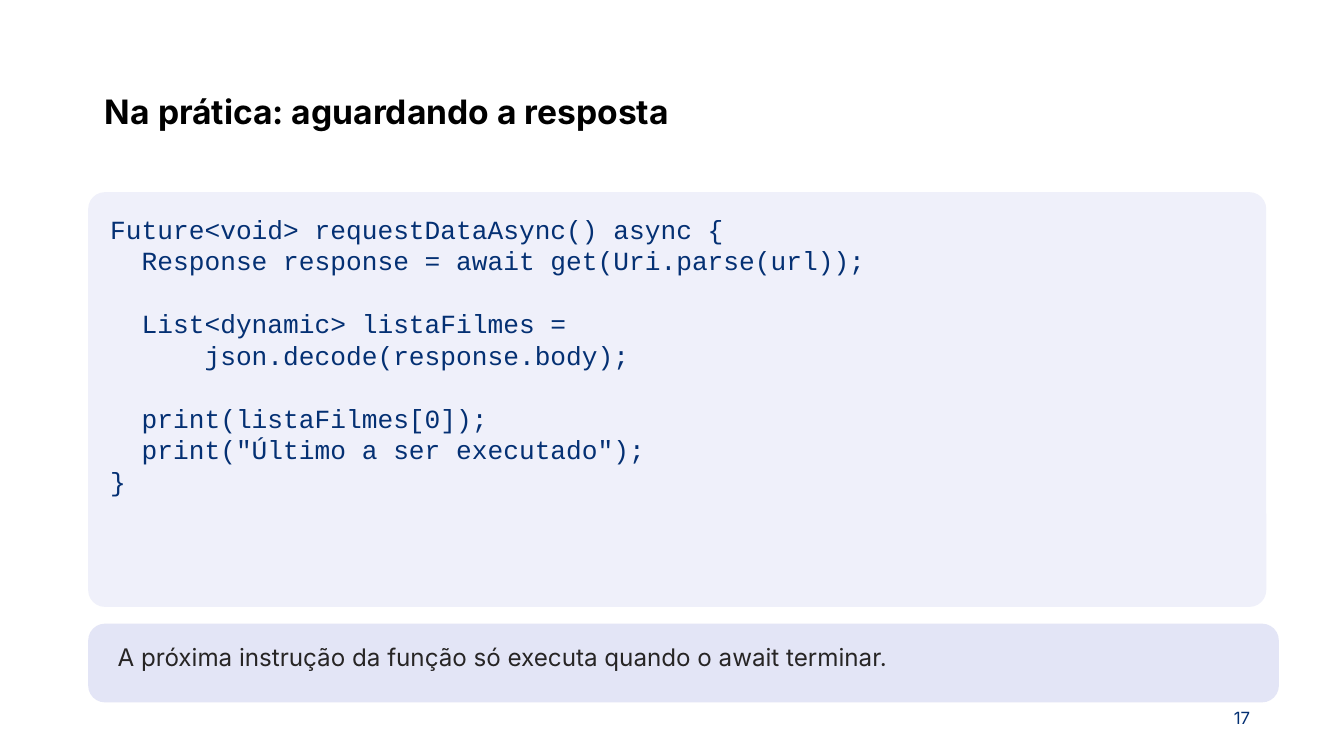
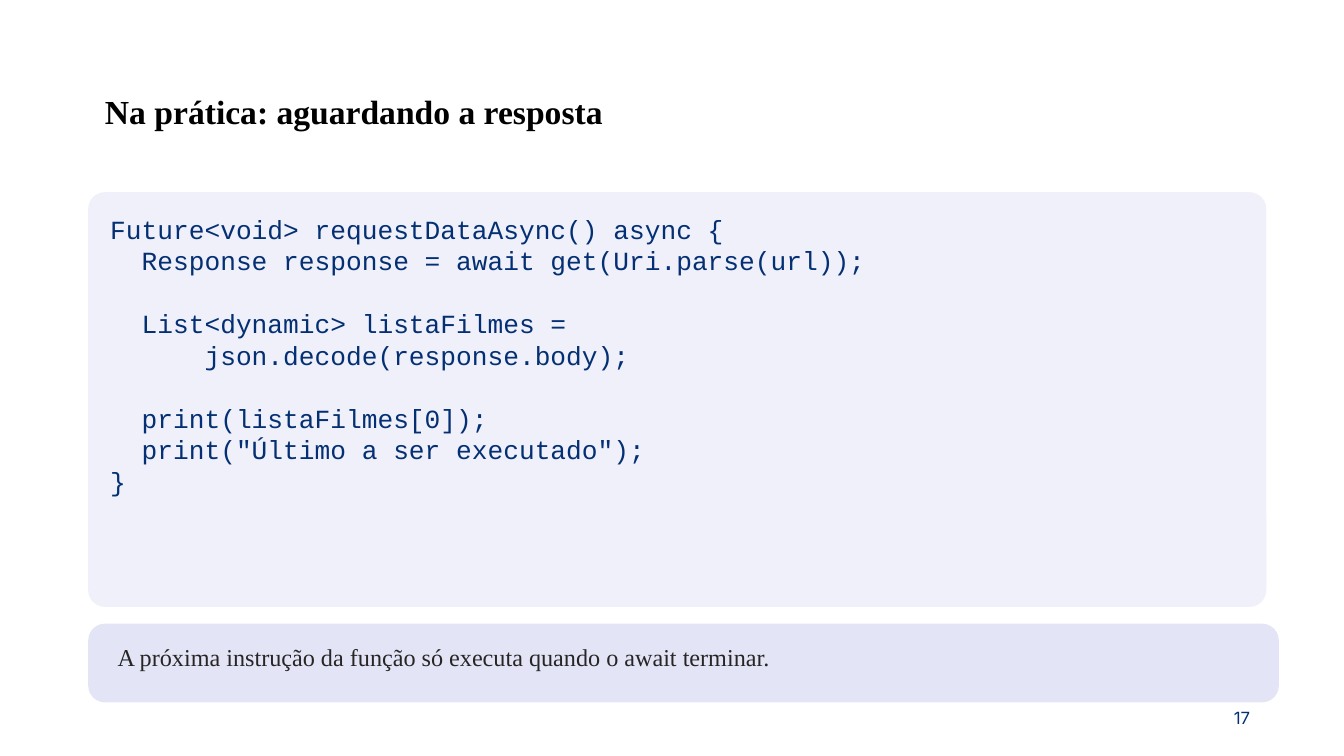
Before and after one commit to PedroMiho/UMC, a slide deck: slide 20 of engenharia-software/desenvolvimento-aplicacoes/pedro/Aula 10 - Programação Assincrona e Comunicação com API/Aula_Dart_Requisicoes_API.pptx. Drawn at 1344x756 pixels with LibreOffice and Linux fonts; fonts in the diff are those of the drawing; background and template pictures are left out. Boxes give left, top, right and bottom in pixels: in the first picture for what was removed or moved away, otherwise in the second. Text is boxed around its words. In the diff, an @@ line names an element or a change of style, - is before the commit and + after.

```diff
--- a/engenharia-software/desenvolvimento-aplicacoes/pedro/Aula 10 - Programação Assincrona e Comunicação com API/Aula_Dart_Requisicoes_API.pptx
+++ b/engenharia-software/desenvolvimento-aplicacoes/pedro/Aula 10 - Programação Assincrona e Comunicação com API/Aula_Dart_Requisicoes_API.pptx
@@ text "Na prática: aguardando a resposta" at <box>105,100,603,131</box>: font Inter to Times New Roman @@
@@ text "A próxima instrução da função ..." at <box>118,649,770,671</box>: font Inter to Times New Roman @@
```
Also in this commit, not shown: 24 other slides changed, 1 other file.
